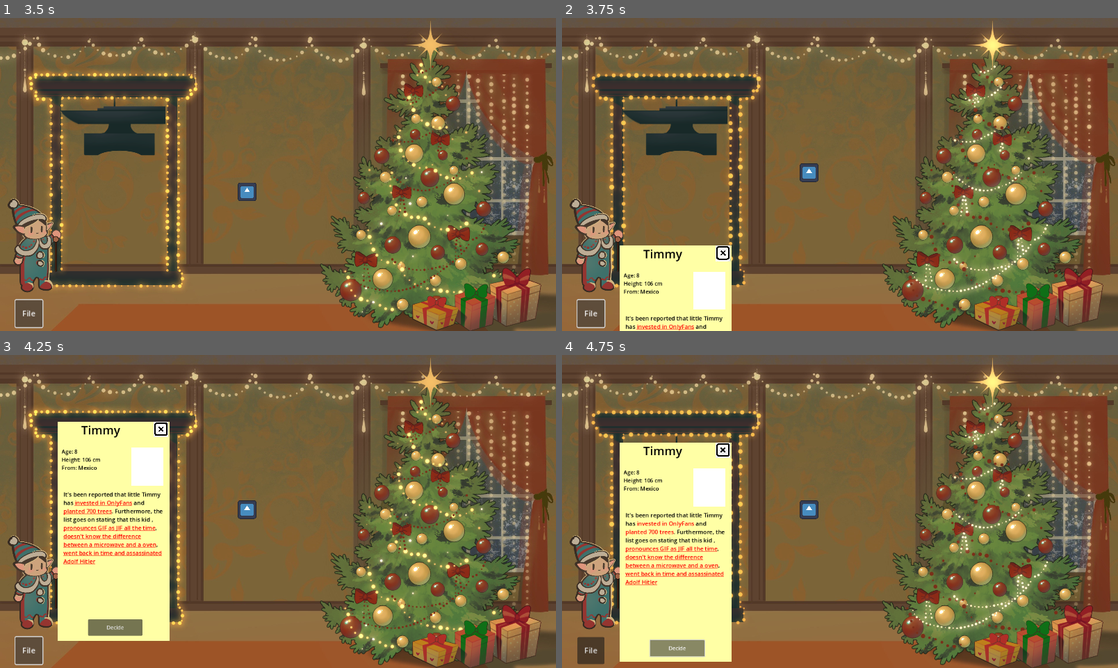
Above: before the commit, frames 1-4 (two rows, left to right).
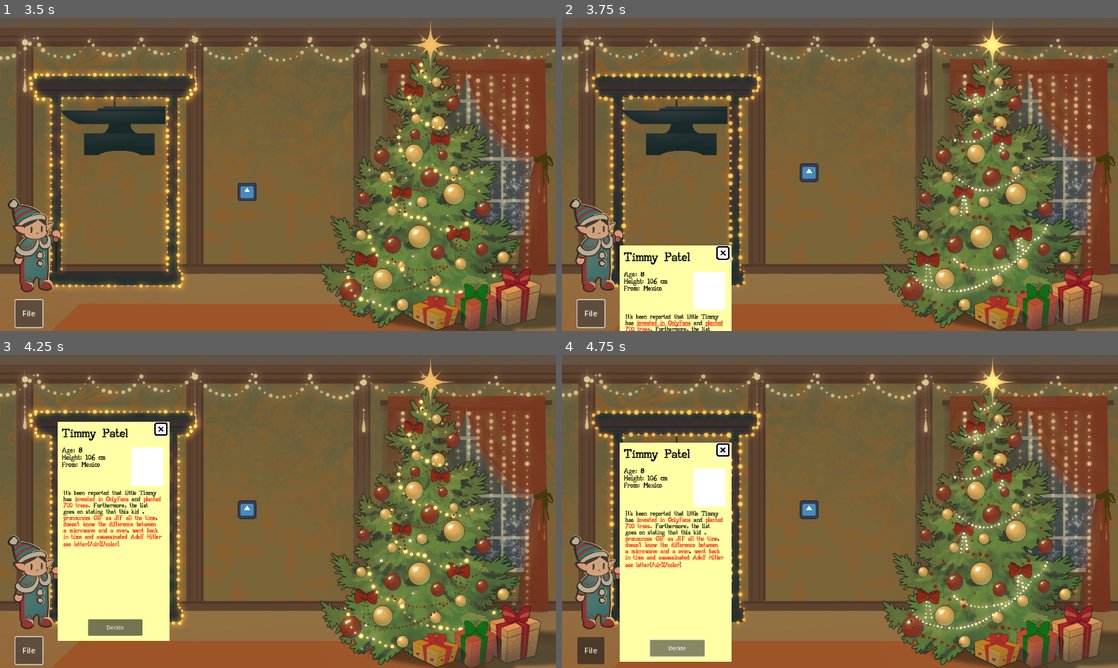
Above: after the commit, the same moments.

Repository: Zapzoop/chritmasgamejam
Game: Godot game, scene res://main_menu/mainmenu.tscn
The game is run twice, just before and just after one commit, with the same random seed, the same clock (stepped at 60 frames per second) and the same inputs. The engine's default icon, where the game draws it, is replaced by a stand-in: a white triangle on a blue panel in a dark square.
Inputs:
- Up to frame 1 (3.5 s): click "Start" at 0.5 s; click "File" at 1.25 s; click "Let's Play" at 2 s; click "File" at 2.75 s
- Up to frame 2 (3.75 s): click "File" at 3.5 s
- Up to frame 3 (4.25 s): no input
- Up to frame 4 (4.75 s): click "Decide" at 4.25 s

Frame 1 is identical in both runs. In frame 2, 1.1% of the frame differs, in the area x 11-29%, y 73-100%; in frame 3, 2.7%, in the area x 11-30%, y 22-67%; in frame 4, 2.7%.
Error in both runs: Invalid access to property or key 'report' on a base object of type 'null instance'. (res://mainlevel/level.gd:54)

Commit message:
letter created
ez

Diff:
--- a/character/child/child_file.tscn
+++ b/character/child/child_file.tscn
@@ -1,7 +1,9 @@
-[gd_scene load_steps=7 format=3 uid="uid://ti4n5d5nwwpi"]
+[gd_scene load_steps=9 format=3 uid="uid://ti4n5d5nwwpi"]
 
 [ext_resource type="Script" path="res://generator/generator.gd" id="1_fjgta"]
+[ext_resource type="Theme" uid="uid://cuevdh5m46808" path="res://assets/fonts/normal.tres" id="2_2bemc"]
 [ext_resource type="Texture2D" uid="uid://cbkldmjmlvhyw" path="res://assets/icons/close.jpg" id="2_agc6v"]
+[ext_resource type="FontFile" uid="uid://cdjbwhckwxatn" path="res://assets/fonts/Childhood-Bold.otf" id="3_vadwe"]
 
 [sub_resource type="RectangleShape2D" id="RectangleShape2D_fip30"]
 size = Vector2(308.571, 217.143)
@@ -91,9 +93,11 @@
 [node name="Name" type="RichTextLabel" parent="Paper/TempBg/Profile"]
 layout_mode = 1
 anchors_preset = -1
-anchor_left = 0.208459
-anchor_right = 0.827795
-anchor_bottom = 0.0878274
+anchor_left = 0.0332326
+anchor_top = 0.0308166
+anchor_right = 0.824773
+anchor_bottom = 0.118644
+theme = ExtResource("2_2bemc")
 theme_override_colors/default_color = Color(0, 0, 0, 1)
 theme_override_font_sizes/normal_font_size = 35
 text = "Name"
@@ -107,6 +111,7 @@
 anchor_top = 0.118644
 anchor_right = 1.0
 anchor_bottom = 0.312789
+theme = ExtResource("2_2bemc")
 theme_override_colors/default_color = Color(0, 0, 0, 1)
 text = "Age: N.A
 From: N.A
@@ -122,6 +127,7 @@
 anchor_top = 0.312789
 anchor_right = 0.951662
 anchor_bottom = 0.827427
+theme = ExtResource("2_2bemc")
 theme_override_colors/default_color = Color(0, 0, 0, 1)
 theme_override_font_sizes/normal_font_size = 17
 bbcode_enabled = true
@@ -165,6 +171,20 @@
 "": SubResource("AnimationLibrary_xxlrj")
 }
 
+[node name="letter" type="RichTextLabel" parent="."]
+visible = false
+offset_left = 377.0
+offset_top = 374.0
+offset_right = 834.0
+offset_bottom = 580.0
+theme_override_colors/default_color = Color(0, 0, 0, 1)
+theme_override_fonts/normal_font = ExtResource("3_vadwe")
+theme_override_font_sizes/normal_font_size = 27
+text = "Dear santa i want:"
+
+[node name="letter" type="Sprite2D" parent="letter"]
+scale = Vector2(1, 1)
+
 [connection signal="mouse_entered" from="Detection" to="." method="_on_detection_mouse_entered"]
 [connection signal="mouse_exited" from="Detection" to="." method="_on_detection_mouse_exited"]
 [connection signal="meta_clicked" from="Paper/TempBg/Profile/Story" to="." method="_on_story_meta_clicked"]
--- a/generator/generator.gd
+++ b/generator/generator.gd
@@ -141,6 +141,8 @@
 	"temp9",
 	"temp10"]
 
+var presents = ["a gift card","make-up products","a pony","a unicorn","a PlayStation 5","a Nintendo Switch","new parents","death to Santa","socks","slippers","a fidget spinner","a cookbook for Mom","a new handbag","a bicycle","a beanie","a bean bag","a swing set","emancipation","a jet plane","world peace","a spa weekend","a teddy bear","a real Pokémon","a law degree","a new math book","a train set","a bodybuilding programme","the moon","a career in finance","a plushie","a new Mommy","10,000 V-bucks","Covid","a real snowy Christmas","to remove league of legends from existance","dad to come home","a lego set","1 million karma on Reddit","GTA VI","to know all government secrets"]
+
 var selected_anvil_things = []
 
 var selected_good_habits = {} #All selected good_habits
@@ -153,6 +155,7 @@
 	else:
 		$Paper/TempBg/Profile/Data.text = "Age: " + str(int(rnd.randi_range(5,11))) + "\nHeight: " + str(int(rnd.randi_range(100,160))) + " cm \nFrom: " + country.pick_random()
 		$Paper/TempBg/Profile/Name.text = Name + " " + surname
+		letter()
 
 func mergedic(dic1,dic2): #Merging two dictionaries Adding dic2 to dic1
 	var key_list = dic2.keys()
@@ -231,6 +234,7 @@
 	$Paper/TempBg/Profile/Story.text +="has "+ "[color=red][url]"+ all[0]+ "[/url][/color]" + " and " + "[color=red][url]"+ all[1]+ "[/url][/color]" + ". Furthermore, the list goes on stating that this kid "
 	for x in range(2,5):
 		$Paper/TempBg/Profile/Story.text += ",[color=red] [url]"  + all[x] + "[/url][/color]"
+	$Paper/TempBg/Profile/Story.text += "\n" + "[color=red][url]see letter[/ulr][/color]"
 	report_card()
 
 func report_card():
@@ -270,7 +274,14 @@
 
 func _on_story_meta_clicked(meta):
 	print("clicked")
-	$Drawing.texture = ResourceLoader.load(drawings[meta])
+	if drawings.keys().has(meta):
+		$Drawing.texture = ResourceLoader.load(drawings[meta])
+	else:
+		if meta == "see letter":
+			if $letter.visible == true:
+				$letter.visible = false
+			else:
+				$letter.visible = true
 
 func _on_anim_animation_finished(anim_name):
 	if anim_name == "close":
@@ -287,3 +298,8 @@
 func _on_detection_mouse_exited():
 	var tween = get_tree().create_tween()
 	tween.tween_property($Drawing,"scale",Vector2(0.8,0.8),0.2).set_ease(Tween.EASE_OUT)
+
+
+func letter():
+	var present = presents.pick_random()
+	$letter.text = $letter.text + "\n " + present + "\n" + "this christmas"
--- a/mainlevel/level.tscn
+++ b/mainlevel/level.tscn
@@ -92,6 +92,21 @@
 [sub_resource type="Animation" id="Animation_eua8q"]
 resource_name = "Killplayer"
 
+[sub_resource type="Animation" id="Animation_xuag6"]
+length = 0.001
+tracks/0/type = "value"
+tracks/0/imported = false
+tracks/0/enabled = true
+tracks/0/path = NodePath("../child:position")
+tracks/0/interp = 1
+tracks/0/loop_wrap = true
+tracks/0/keys = {
+"times": PackedFloat32Array(0),
+"transitions": PackedFloat32Array(1),
+"update": 0,
+"values": [Vector2(512, 704)]
+}
+
 [sub_resource type="Animation" id="Animation_pyjji"]
 resource_name = "death"
 length = 2.0
@@ -136,21 +151,6 @@
 "values": [Vector2(512, 704), Vector2(512, 320)]
 }
 
-[sub_resource type="Animation" id="Animation_xuag6"]
-length = 0.001
-tracks/0/type = "value"
-tracks/0/imported = false
-tracks/0/enabled = true
-tracks/0/path = NodePath("../child:position")
-tracks/0/interp = 1
-tracks/0/loop_wrap = true
-tracks/0/keys = {
-"times": PackedFloat32Array(0),
-"transitions": PackedFloat32Array(1),
-"update": 0,
-"values": [Vector2(512, 704)]
-}
-
 [sub_resource type="AnimationLibrary" id="AnimationLibrary_kod8k"]
 _data = {
 "Killplayer": SubResource("Animation_eua8q"),
Binary file added: assets/fonts/Childhood-Bold.otf
Not shown, added: assets/fonts/Childhood-Bold.otf.import
